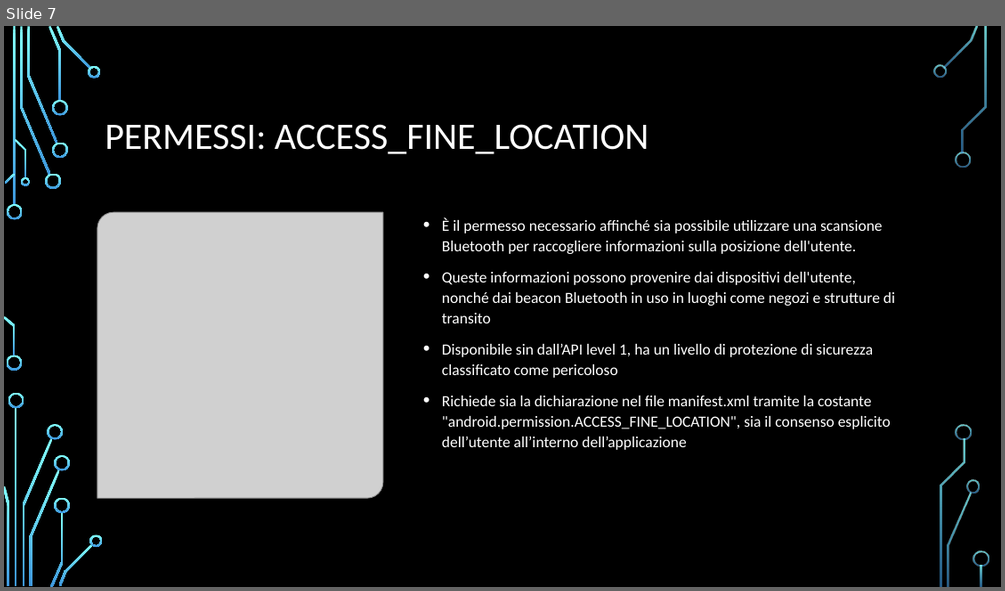
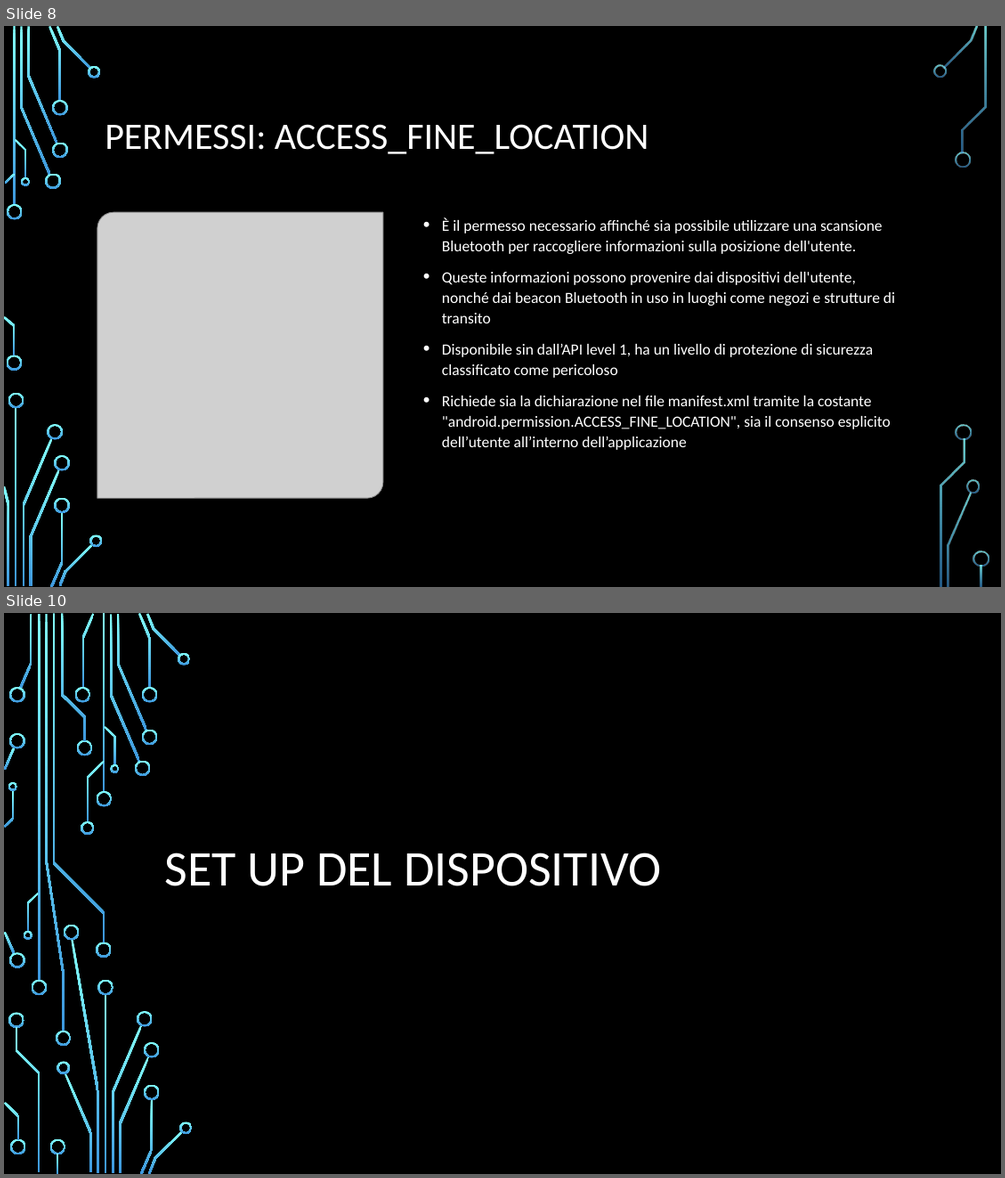
Before and after one commit to FNX-hub/ProgettoMP, a slide deck: Bluetooth.pptx. Shown one above the other, each under a label of ours: slide 7 before the commit, slides 8 and 10 after it; the slides between them are not shown. The pictures are 1005x591 and 1005x1178 pixels, drawn with LibreOffice and Linux fonts; fonts in the diff are those of the drawing; grey boxes stand for pictures; background and template pictures are left out. Boxes give left, top, right and bottom in pixels: in the first picture for what was removed or moved away, otherwise in the second. Text is boxed around its words. In the diff, an @@ line names an element or a change of style, - is before the commit and + after.

```diff
--- a/Bluetooth.pptx
+++ b/Bluetooth.pptx
@@ slide 10 added at <box>4,613,1001,1174</box>, background picture (left out) @@
@@ title added at <box>165,852,661,886</box>, 48 pt, text #FFFFFF @@
+SET UP DEL DISPOSITIVO
@@ group added at <box>4,613,193,1174</box>: 50 freeform shapes, 4 rectangles @@
@@ what was slide 7 is now slide 8 @@
```
Also in this commit, not shown: 7 slides changed, 13 other slides added, 1 slide removed.
